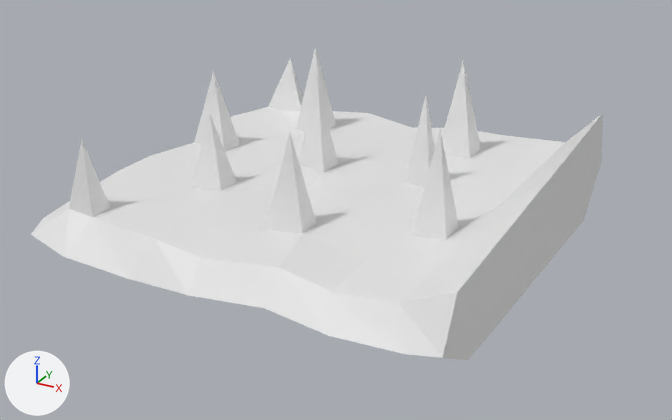
One commit to the Blender file Game Jam Brackeys/Assets/3D/Obstacles/plat_espinho.blend: the scene before it, then after it.
Before and after are seen from a 50 mm camera at (7.16, -13.91, 6.79) aimed at (-0.3, -0.34, 0.0). Lighting does not change. The marker at lower left points along +X, +Y and +Z.
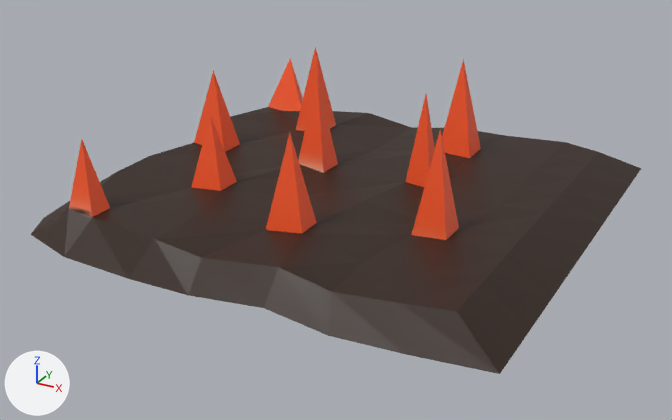
Commit message: ajuste plat espinho

What changed in the scene script:
```text
Add img_cube_base_color:
    img_cube_base_color = load_image('Cube Base Color', 'Textures/spike_plat.png', 1024, 1024, 'sRGB')
Add mat_material:
    mat_material = principled_material('Material')
    mat_material.texture = img_cube_base_color
Change me_cube_001:
    used by ob_cube; location = (0.0, 0.0, 0.0); scale = (3.69, 3.69, 0.495)
    before: 155 (0.91, 1.11, 0.28) at pixel (601, 161), 156 (0.91, -1.11, 0.22) at pixel (442, 357), 169 (0.91, 0.87, 0.27) at pixel (589, 176), 170 (0.91, 0.59, 0.26) at pixel (575, 194), 171 (0.91, 0.31, 0.25) at pixel (559, 214)
    before: 172 (0.91, 0.03, 0.25) at pixel (541, 235), 173 (0.91, -0.24, 0.24) at pixel (521, 260), 174 (0.91, -0.52, 0.23) at pixel (499, 287), 175 (0.91, -0.8, 0.23) at pixel (474, 318)
    remove me_cube_001.from_pydata(...)  # 189 vertices, 203 faces; spans x -1.33..0.91, y -1.11..1.11, z -1.57..4.67
    add me_cube_001.from_pydata(...)  # 189 vertices, 203 faces; spans x -1.33..1.13, y -1.11..1.11, z -1.57..4.67
    me_cube_001 part 1
    add for i in [155, 156, *range(169, 176)]: me_cube_001.vertices[i].co += Vector((0.21, 0.0, 0.0))
    me_cube_001.vertices[5].co: (0.91, -1.0, 1.79) -> (0.91, -1.0, 1.21)  # pixel (457, 291) -> pixel (456, 311)
    me_cube_001.vertices[7].co: (0.91, 1.0, 2.56) -> (0.91, 1.0, 0.96)  # pixel (602, 113) -> pixel (598, 151)
    me_cube_001.vertices[53].co: (0.91, 0.78, 2.48) -> (0.91, 0.78, 0.99)  # pixel (591, 126) -> pixel (587, 163)
    me_cube_001.vertices[54].co: (0.91, 0.53, 2.38) -> (0.91, 0.53, 1.02)  # pixel (578, 143) -> pixel (574, 179)
    me_cube_001.vertices[55].co: (0.91, 0.28, 2.29) -> (0.91, 0.28, 1.05)  # pixel (562, 162) -> pixel (559, 195)
    me_cube_001.vertices[56].co: (0.91, 0.03, 2.19) -> (0.91, 0.03, 1.08)  # pixel (546, 182) -> pixel (543, 213)
    me_cube_001.vertices[57].co: (0.91, -0.22, 2.1) -> (0.91, -0.22, 1.11)  # pixel (528, 205) -> pixel (525, 233)
    me_cube_001.vertices[58].co: (0.91, -0.47, 2.0) -> (0.91, -0.47, 1.14)  # pixel (508, 229) -> pixel (506, 255)
    me_cube_001.vertices[59].co: (0.91, -0.72, 1.9) -> (0.91, -0.72, 1.18)  # pixel (485, 257) -> pixel (484, 280)
    me_cube_001 part 2: texture (UV) coordinates of 203 of 203 faces, centred in x -1.23..0.91, y -1.06..1.05, z -1.48..2.23, changed; they spanned u 0.12..0.88, v 0.0..1.0 and now span u 0.03..0.97, v 0.03..0.91
    add me_cube_001.materials.append(mat_material)  # picture img_cube_base_color
```

Changed parts and their boxes (x1, y1, x2, y2) in the pictures (672 x 420 px; the box of a moved part takes in the faces that stretch with it):
'Cube', recoloured, reshaped, surface changed (white to brown, 7% wider): before (31, 47, 603, 360); after (31, 47, 641, 374)
part 1 of me_cube_001, moved or reshaped: before (398, 114, 603, 360); after (398, 142, 641, 374)
part 2 of me_cube_001, surface changed (white to brown): (31, 47, 565, 354) in both
